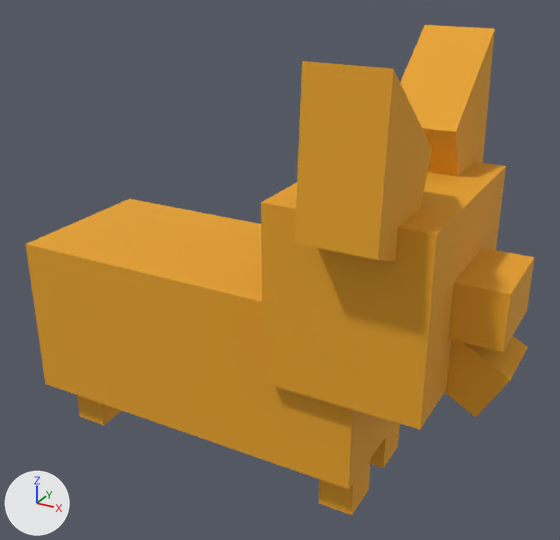
An edit to the glTF model assets/models/corgi.glb, drawn before and after from the same camera.
Camera for both pictures: a 50 mm camera at (4.8, -7.26, 4.53) aimed at (0.78, 0.05, 0.88). The axes (+X, +Y, +Z) are drawn at lower left. The lights are the same throughout. Where no turn or scale is listed for an object, it has been applied to the vertices.
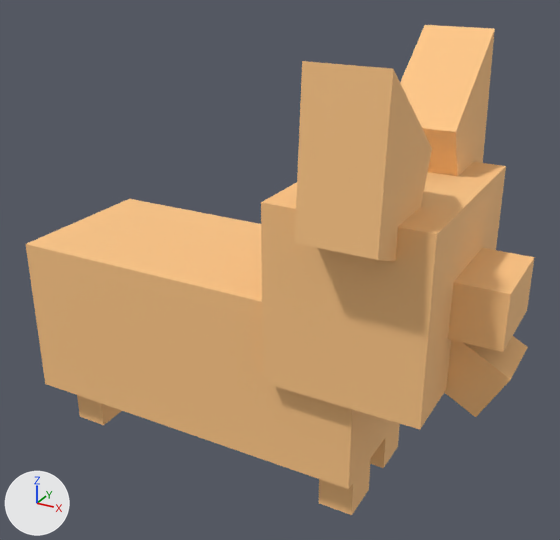
The newer file is also rescaled (x0.103), turned or shifted as a whole; pictures and numbers use the older file's frame.

The change in detail:
Material 'Material' (mat_material) changes colour from orange #e7a223 to beige #ffc887; in linear values from (0.8, 0.363, 0.0168) to (1.0, 0.575, 0.241).

Where the change shows, as pixel boxes (x1, y1, x2, y2) in the pictures (560 x 540 px):
'Cube', recoloured: (26, 199, 396, 489) in both
'Cube.001', recoloured: (261, 162, 506, 429) in both
'Cube.008', recoloured: (295, 61, 432, 261) in both
'Cube.009', recoloured (orange to beige): (400, 25, 495, 176) in both
'Cube.007', recoloured: (448, 248, 535, 352) in both
'Cube.010', recoloured: (444, 336, 528, 417) in both
'Cube.005', recoloured: (319, 458, 371, 515) in both
'Cube.002', recoloured: (77, 395, 122, 425) in both
'Cube.004', recoloured: (370, 423, 400, 468) in both
